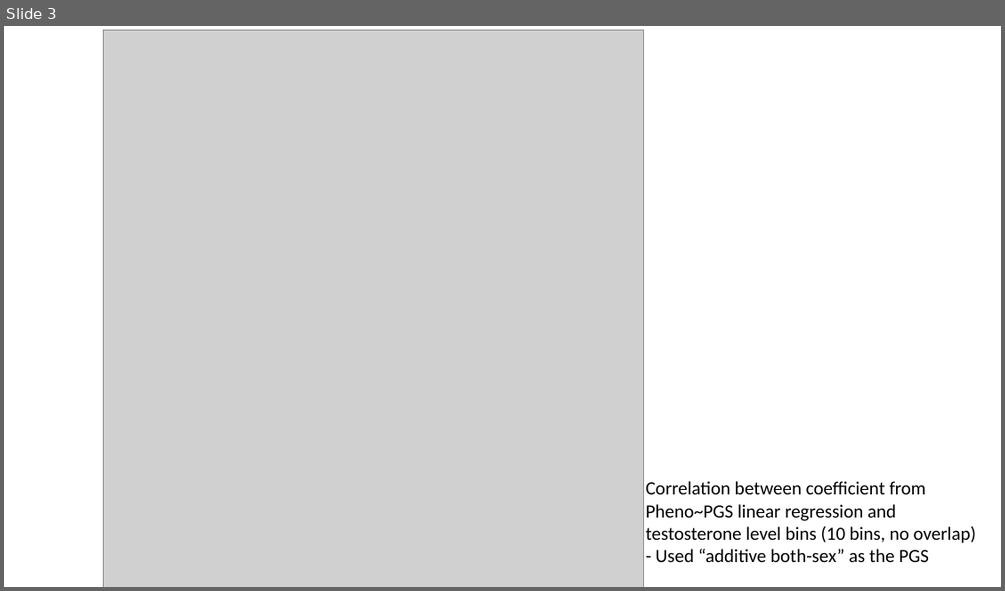
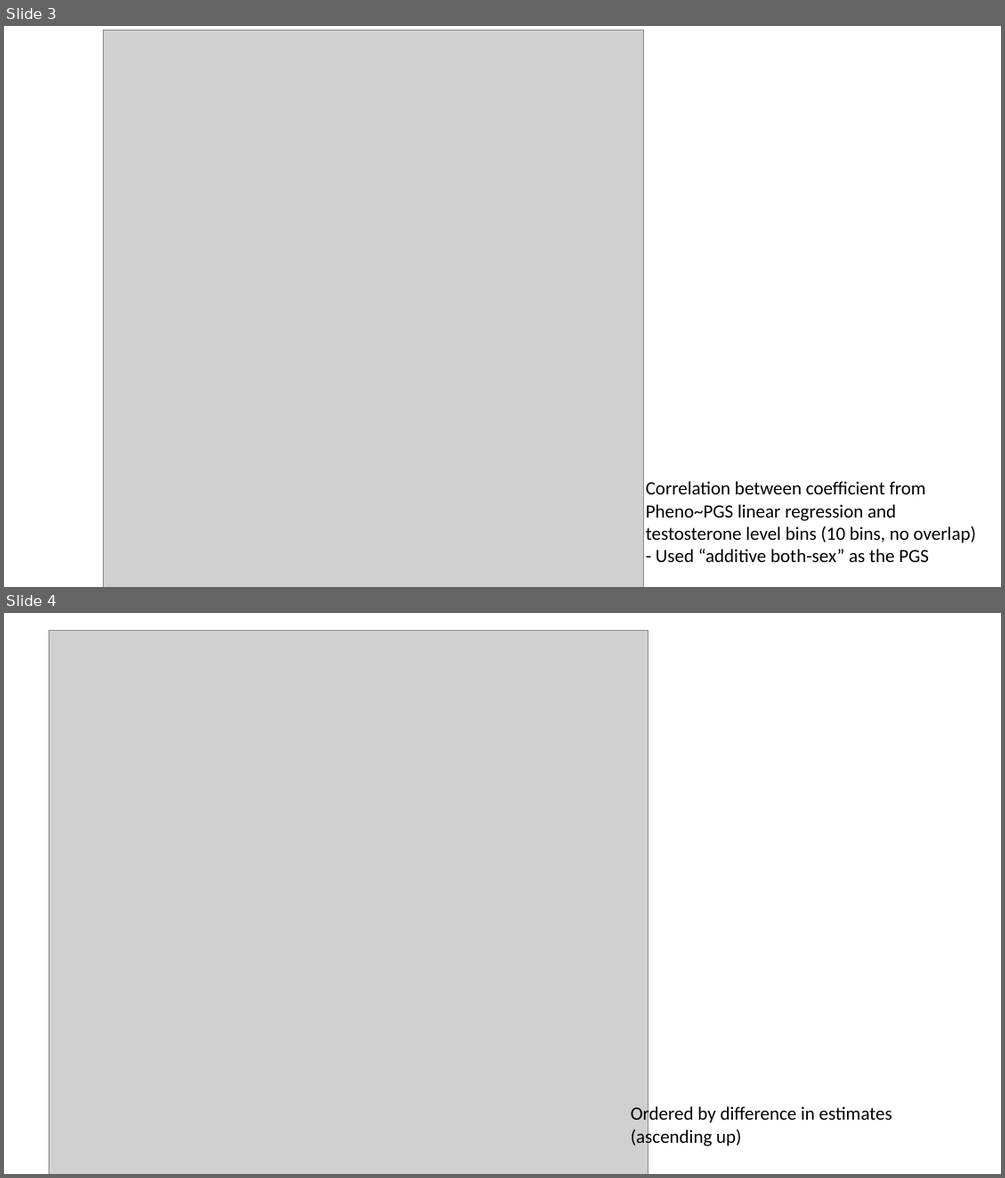
Before and after one commit to cz5959/GWAS-frontera, a slide deck: _PowerPoints/PGS v Testosterone plots 2.pptx. Shown one above the other, each under a label of ours: slide 3 before the commit, slides 3 and 4 after it. The pictures are 1005x591 and 1005x1178 pixels, drawn with LibreOffice and Linux fonts; fonts in the diff are those of the drawing; grey boxes stand for pictures. Boxes give left, top, right and bottom in pixels: in the first picture for what was removed or moved away, otherwise in the second. Text is boxed around its words. In the diff, an @@ line names an element or a change of style, - is before the commit and + after.

```diff
--- a/_PowerPoints/PGS v Testosterone plots 2.pptx
+++ b/_PowerPoints/PGS v Testosterone plots 2.pptx
@@ slide 4 added at [4,613,1001,1174], background #FFFFFF @@
@@ picture added at [48,630,648,1174] @@
@@ text added at [631,1104,892,1148], 18 pt, text #000000 @@
+Ordered by difference in estimates (ascending up)
```
Also in this commit, not shown: 5 other slides added, 33 other files.
